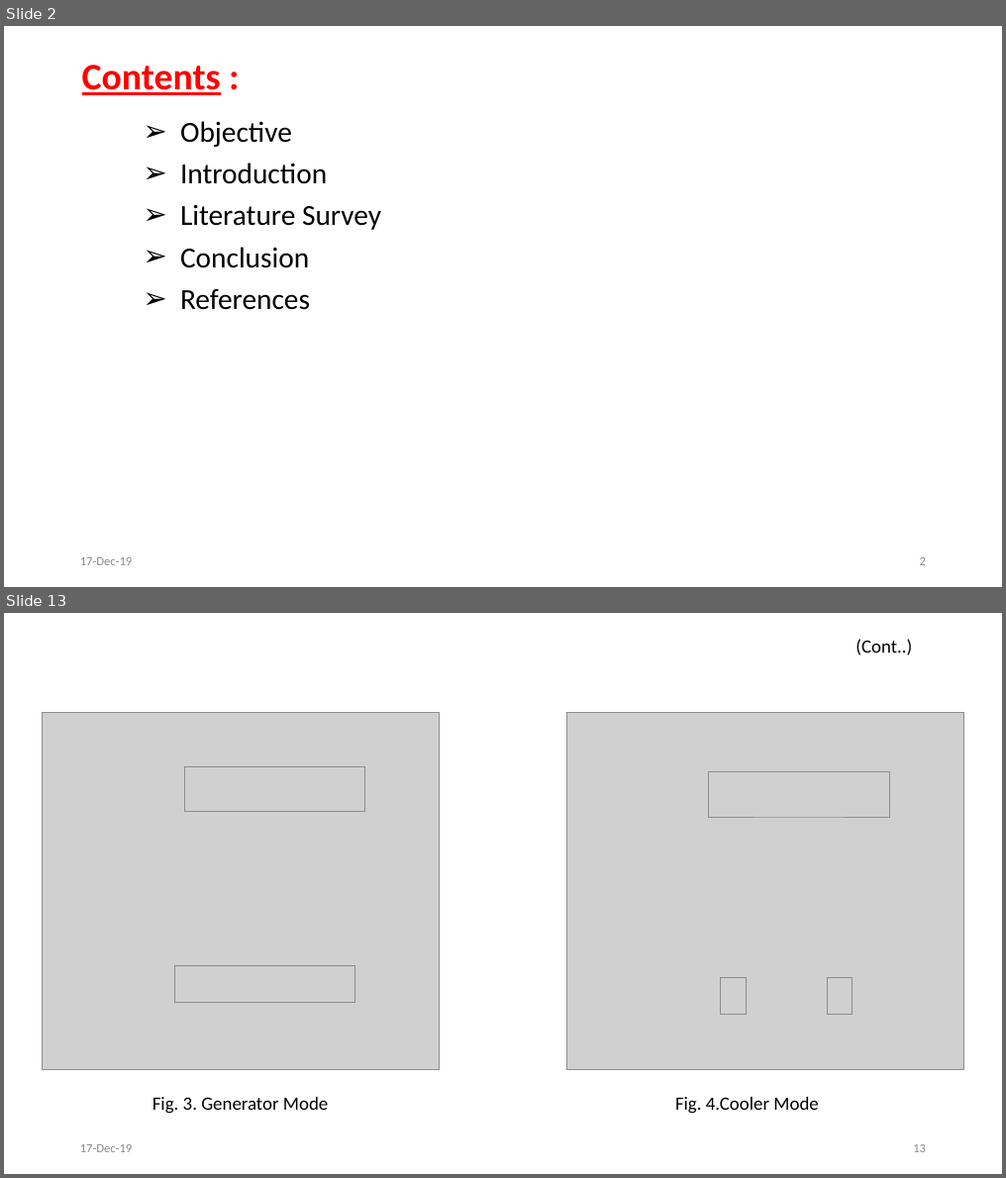
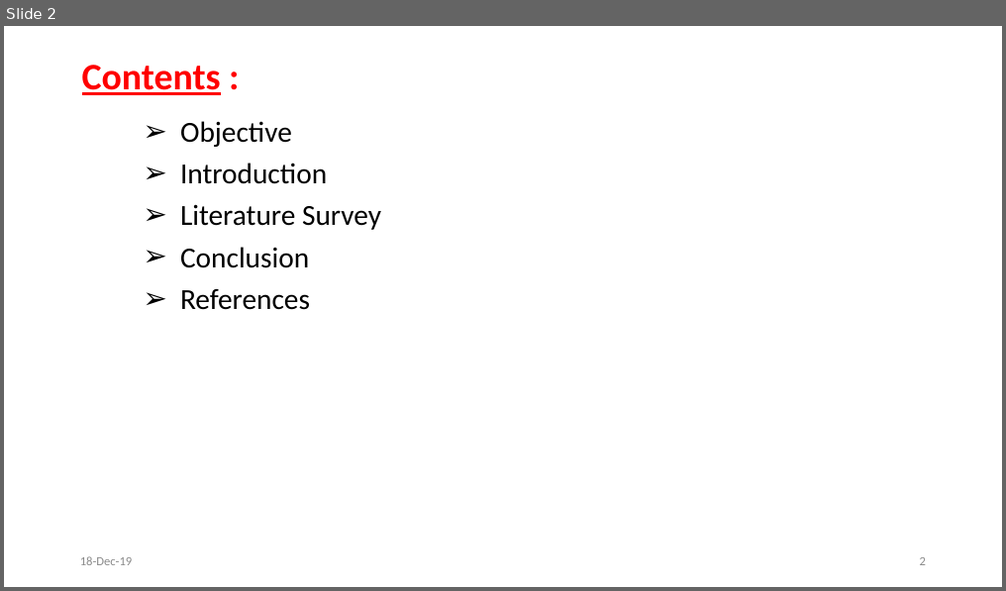
Before and after one commit to svec-final-year-project-eee/Project, a slide deck: First Review/First Oral Presentation.pptx. Shown one above the other, each under a label of ours: slides 2 and 13 before the commit, slide 2 after it; the slides between them are not shown. The pictures are 1006x1178 and 1006x591 pixels, drawn with LibreOffice and Linux fonts; fonts in the diff are those of the drawing; grey boxes stand for pictures. Boxes give left, top, right and bottom in pixels: in the first picture for what was removed or moved away, otherwise in the second. Text is boxed around its words. In the diff, an @@ line names an element or a change of style, - is before the commit and + after.

```diff
--- a/First Review/First Oral Presentation.pptx
+++ b/First Review/First Oral Presentation.pptx
@@ slide 13 removed at bbox=[4, 613, 1002, 1174], background #FFFFFF @@
@@ text removed at bbox=[855, 639, 912, 656] @@
-(Cont..)
@@ picture removed at bbox=[43, 713, 439, 1069] @@
@@ picture removed at bbox=[567, 713, 963, 1069] @@
@@ picture removed at bbox=[185, 767, 365, 812] @@
@@ picture removed at bbox=[709, 772, 890, 817] @@
@@ picture removed at bbox=[174, 966, 355, 1003] @@
@@ picture removed at bbox=[721, 977, 746, 1014] @@
@@ picture removed at bbox=[827, 977, 852, 1014] @@
@@ text removed at bbox=[152, 1097, 328, 1114] @@
-Fig. 3. Generator Mode
@@ text removed at bbox=[675, 1097, 818, 1114] @@
-Fig. 4.Cooler Mode
@@ text removed at bbox=[80, 1145, 133, 1153] @@
-17-Dec-19
@@ page number removed at bbox=[913, 1145, 926, 1153] @@
-13
@@ slide 2 changed as well @@
@@ text at bbox=[80, 557, 133, 566]: text changed @@
-17-Dec-19
+18-Dec-19
```
Also in this commit, not shown: 4 other slides changed, 5 slides added, 23 other slides removed.
